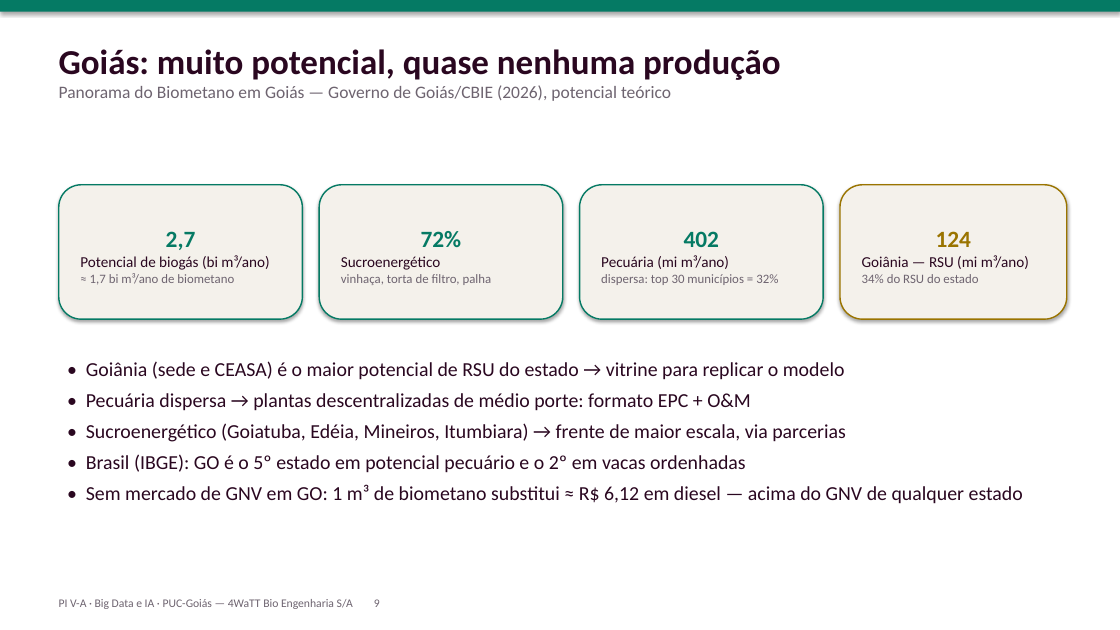
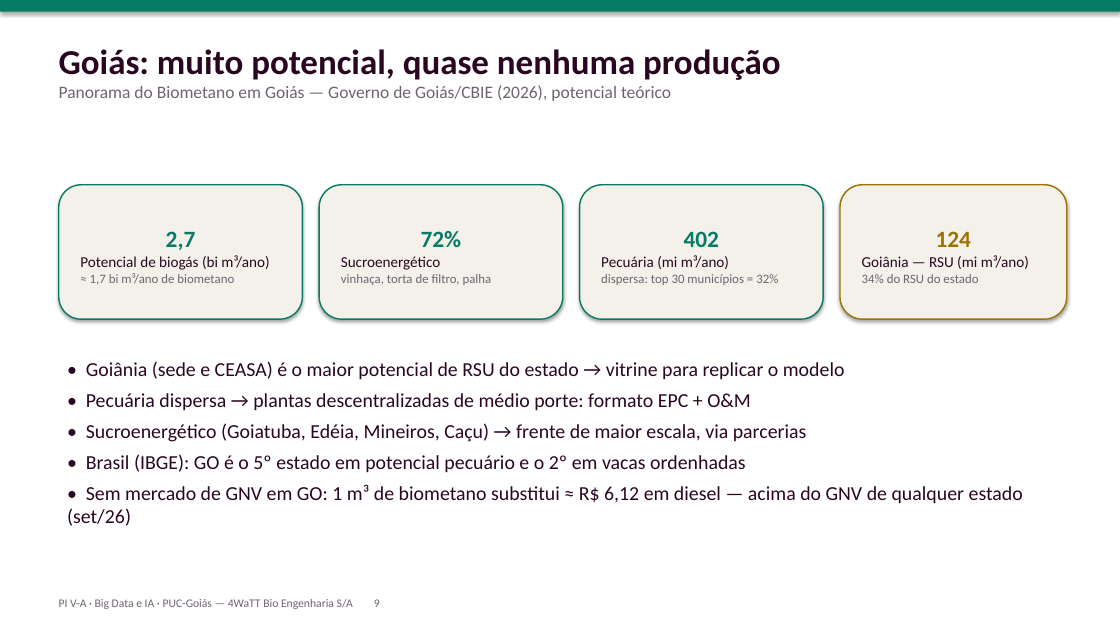
Before and after one commit to NathanC16/Radar-Econ-mico-do-Biometano, a slide deck: slide 9 of apresentacao/apresentacao_oral.pptx. Drawn at 1120x630 pixels with LibreOffice and Linux fonts; fonts in the diff are those of the drawing. Boxes give left, top, right and bottom in pixels: in the first picture for what was removed or moved away, otherwise in the second. Text is boxed around its words. In the diff, an @@ line names an element or a change of style, - is before the commit and + after.

Commit message:
Revisão dos insights: números conferidos com as fontes
- Preços: frase que comparava litros de diesel com preço do GNV agora mostra o
  valor calculado (R$ 6,12 por m³ em GO × GNV mais caro do país no mês)
- Goiás: maiores potenciais sucroenergéticos são Goiatuba, Edéia, Mineiros e Caçu
- Pecuária do estudo (402 mi m³/ano) identificada como dado de 2023; ordem dos
  rebanhos de GO calculada a partir dos dados
- Utilização de 38,7% descrita como do parque de usinas, não da usina média
- Projeção de 3.391 mil m³/d condicionada à entrada dos pedidos em análise
- Goiás não produz biometano (o agregado 'Outros' do boletim é SC)
- Nome da aba Oportunidades atualizado; capturas, relatório, slides e notebook

```diff
--- a/apresentacao/apresentacao_oral.pptx
+++ b/apresentacao/apresentacao_oral.pptx
@@ text at [86,423,807,442]: text changed @@
-• Sucroenergético (Goiatuba, Edéia, Mineiros, Itumbiara) → frente de maior escala, via parcerias
+• Sucroenergético (Goiatuba, Edéia, Mineiros, Caçu) → frente de maior escala, via parcerias
@@ text at [67,484,1023,526]: text changed @@
-• Sem mercado de GNV em GO: 1 m³ de biometano substitui ≈ R$ 6,12 em diesel — acima do GNV de qualquer estado
+• Sem mercado de GNV em GO: 1 m³ de biometano substitui ≈ R$ 6,12 em diesel — acima do GNV de qualquer estado (set/26)
```
Also in this commit, not shown: 4 other slides changed, 5 other files.
